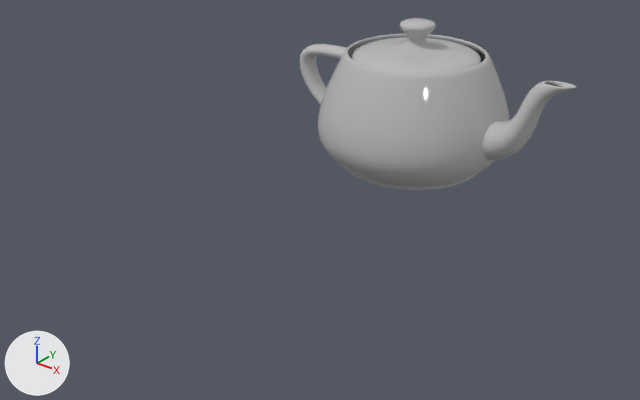
A saved change to the glTF model base_baking/base_baking.gltf.
Rendered twice from a camera (50 mm lens) standing at (6.62, -10.13, 5.22) and looking at (0.49, -2.46, 0.46). The lights are fixed; the arrows at lower left show +X, +Y and +Z.

In view in the first picture: 'Teapot001'.
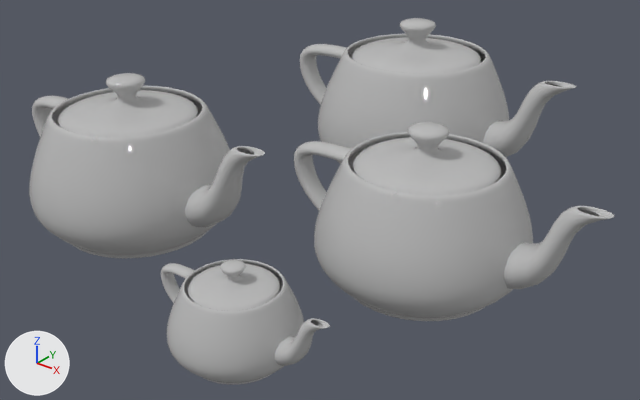
What changed in the scene script:
```text
Add mat_material__19_003:
    mat_material__19_003 = principled_material('Material #19.003')
    mat_material__19_003.base_color = (0.5, 0.5, 0.5)  # grey #bcbcbc
    mat_material__19_003.roughness = 0.0
Add mat_material__19_002:
    mat_material__19_002 = principled_material('Material #19.002')
    mat_material__19_002.base_color = (0.5, 0.5, 0.5)  # grey #bcbcbc
    mat_material__19_002.roughness = 0.0
Add mat_material__19_001:
    mat_material__19_001 = principled_material('Material #19.001')
    mat_material__19_001.base_color = (0.5, 0.5, 0.5)  # grey #bcbcbc
    mat_material__19_001.roughness = 0.0
Add me_teapot004:
    me_teapot004.from_pydata(...)  # 2081 vertices, 4032 faces; spans x -1.79..2.05, y -1.2..1.2, z 0.0..1.88
    me_teapot004.materials.append(mat_material__19_003)  # grey #bcbcbc
Add me_teapot003:
    me_teapot003.from_pydata(...)  # 2081 vertices, 4032 faces; spans x -1.0..1.15, y -0.67..0.67, z 0.0..1.05
    me_teapot003.materials.append(mat_material__19_002)  # grey #bcbcbc
Add me_teapot002:
    me_teapot002.from_pydata(...)  # 2081 vertices, 4032 faces; spans x -1.89..2.16, y -1.26..1.26, z 0.0..1.98
    me_teapot002.materials.append(mat_material__19_001)  # grey #bcbcbc
Add ob_teapot004:
    ob_teapot004 = bpy.data.objects.new('Teapot004', me_teapot004)
    ob_teapot004.location = (2.105, -2.675, 0.0)
Add ob_teapot003:
    ob_teapot003 = bpy.data.objects.new('Teapot003', me_teapot003)
    ob_teapot003.location = (1.466, -4.992, 0.0)
Add ob_teapot002:
    ob_teapot002 = bpy.data.objects.new('Teapot002', me_teapot002)
    ob_teapot002.location = (-1.411, -3.744, 0.0)
```

What differs and where, as boxes [x1, y1, x2, y2] in the pictures (640 x 400 px):
'Teapot004', added
    after: [294, 122, 614, 321]
'Teapot002', added
    after: [29, 73, 265, 258]
'Teapot003', added
    after: [161, 259, 330, 384]
